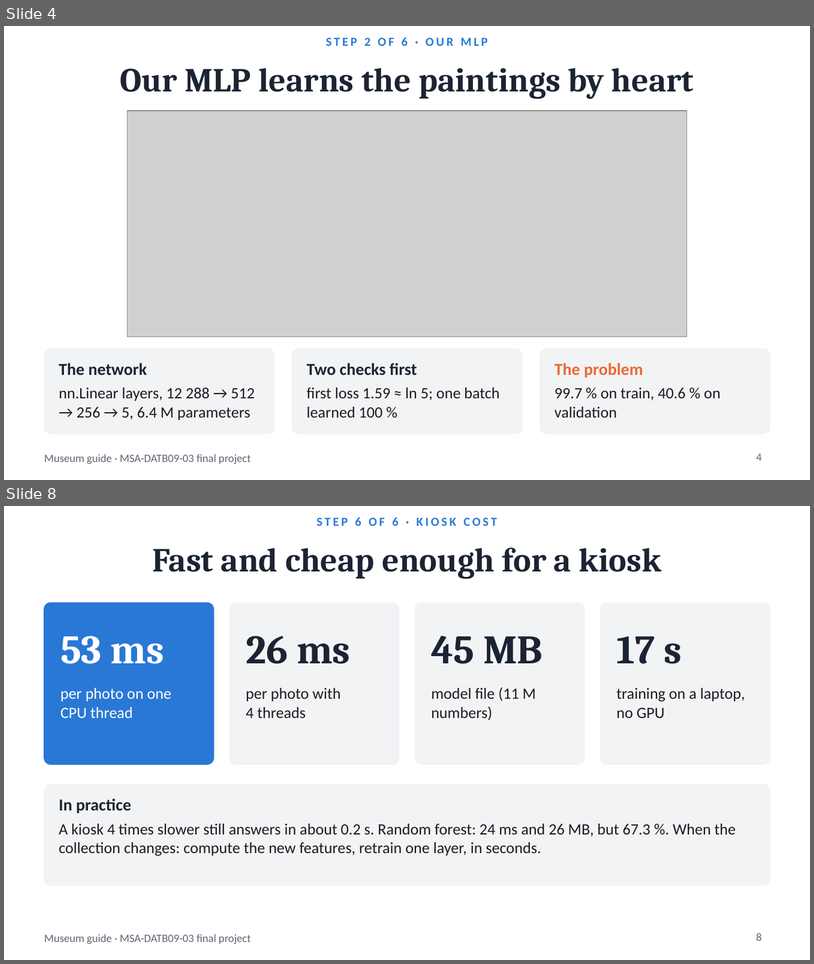
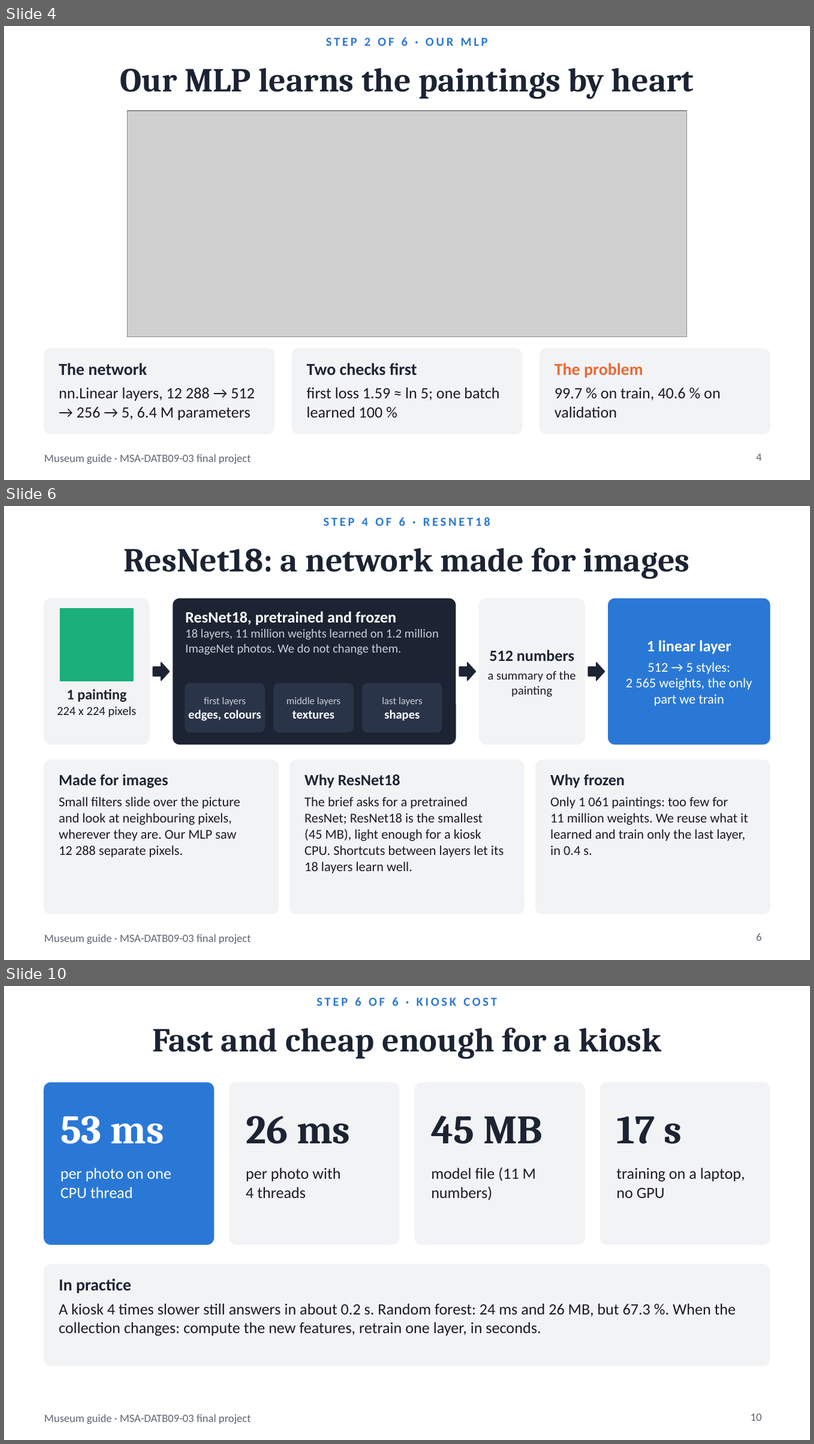
Before and after one commit to BenjaminAHS/neural-network-project, a slide deck: docs/museum_guide_presentation.pptx. Shown one above the other, each under a label of ours: slides 4 and 8 before the commit, slides 4, 6 and 10 after it; the slides between them are not shown. The pictures are 814x964 and 814x1444 pixels, drawn with LibreOffice and Linux fonts; fonts in the diff are those of the drawing; grey boxes stand for pictures. Boxes give left, top, right and bottom in pixels: in the first picture for what was removed or moved away, otherwise in the second. Text is boxed around its words. In the diff, an @@ line names an element or a change of style, - is before the commit and + after.

```diff
--- a/docs/museum_guide_presentation.pptx
+++ b/docs/museum_guide_presentation.pptx
@@ slide 6 added at (4,506,810,960), background #FFFFFF; not listed: 1 template element that a slide beside it also shows @@
@@ text added at (324,517,491,526), 11 pt, text #2A78D6, bold @@
+STEP 4 OF 6 · RESNET18
@@ title added at (124,547,690,579), 30 pt, text #1C2433, bold @@
+ResNet18: a network made for images
@@ rounded rectangle added at (44,599,149,744), fill #F2F3F5, outline #F2F3F5 1 pt @@
@@ rectangle added at (60,609,133,681), fill #1BAF7A, outline #1BAF7A 1 pt @@
@@ rounded rectangle added at (173,599,456,744), fill #1C2433, outline #1C2433 1 pt @@
@@ text added at (185,611,439,655), 11 pt, text #C9CED8 @@
+ResNet18, pretrained and frozen
+18 layers, 11 million weights learned on 1.2 million ImageNet photos. We do not change them.
@@ rounded rectangle added at (480,599,585,744), fill #F2F3F5, outline #F2F3F5 1 pt @@
@@ rounded rectangle added at (609,599,770,744), fill #2A78D6, outline #2A78D6 1 pt @@
@@ text added at (488,649,576,697), 11 pt, text #1B1B1F @@
+512 numbers
+a summary of the painting
@@ text added at (626,640,753,706), 12 pt, text #FFFFFF @@
+1 linear layer
+512 → 5 styles: 2 565 weights, the only part we train
@@ right arrow added at (153,663,170,680), fill #1C2433, outline #1C2433 1 pt @@
@@ right arrow added at (459,663,476,680), fill #1C2433, outline #1C2433 1 pt @@
@@ right arrow added at (588,663,605,680), fill #1C2433, outline #1C2433 1 pt @@
@@ rounded rectangle added at (185,684,264,732), fill #2A3448, outline #2A3448 1 pt @@
@@ rounded rectangle added at (274,684,353,732), fill #2A3448, outline #2A3448 1 pt @@
@@ rounded rectangle added at (363,684,442,732), fill #2A3448, outline #2A3448 1 pt @@
@@ text added at (57,689,137,717), 11 pt, text #1B1B1F @@
+1 painting
+224 x 224 pixels
@@ text added at (188,697,261,721), 11 pt, text #FFFFFF, bold @@
+first layers
+edges, colours
@@ text added at (287,697,341,718), 9 pt, text #C9CED8 @@
+middle layers
+textures
@@ text added at (382,697,423,721), 9 pt, text #C9CED8 @@
+last layers
+shapes
@@ rounded rectangle added at (44,760,278,913), fill #F2F3F5, outline #F2F3F5 1 pt @@
@@ text added at (59,774,240,857), 12 pt, text #1B1B1F @@
+Made for images
+Small filters slide over the picture and look at neighbouring pixels, wherever they are. Our MLP saw 12 288 separate pixels.
@@ rounded rectangle added at (290,760,524,913), fill #F2F3F5, outline #F2F3F5 1 pt @@
@@ text added at (305,774,504,873), 12 pt, text #1B1B1F @@
+Why ResNet18
+The brief asks for a pretrained ResNet; ResNet18 is the smallest (45 MB), light enough for a kiosk CPU. Shortcuts between layers let its 18 layers learn well.
@@ rounded rectangle added at (536,760,770,913), fill #F2F3F5, outline #F2F3F5 1 pt @@
@@ text added at (551,774,749,855), 12 pt, text #1B1B1F @@
+Why frozen
+Only 1 061 paintings: too few for 11 million weights. We reuse what it learned and train only the last layer, in 0.4 s.
@@ page number added at (756,933,762,940), 10 pt, text #5F6473 @@
+6
@@ what was slide 8 is now slide 10 @@
@@ page number at (751,1413,762,1420): text changed @@
-8
+10
```
Also in this commit, not shown: 5 slides changed, 1 other slide added, 5 other files.
